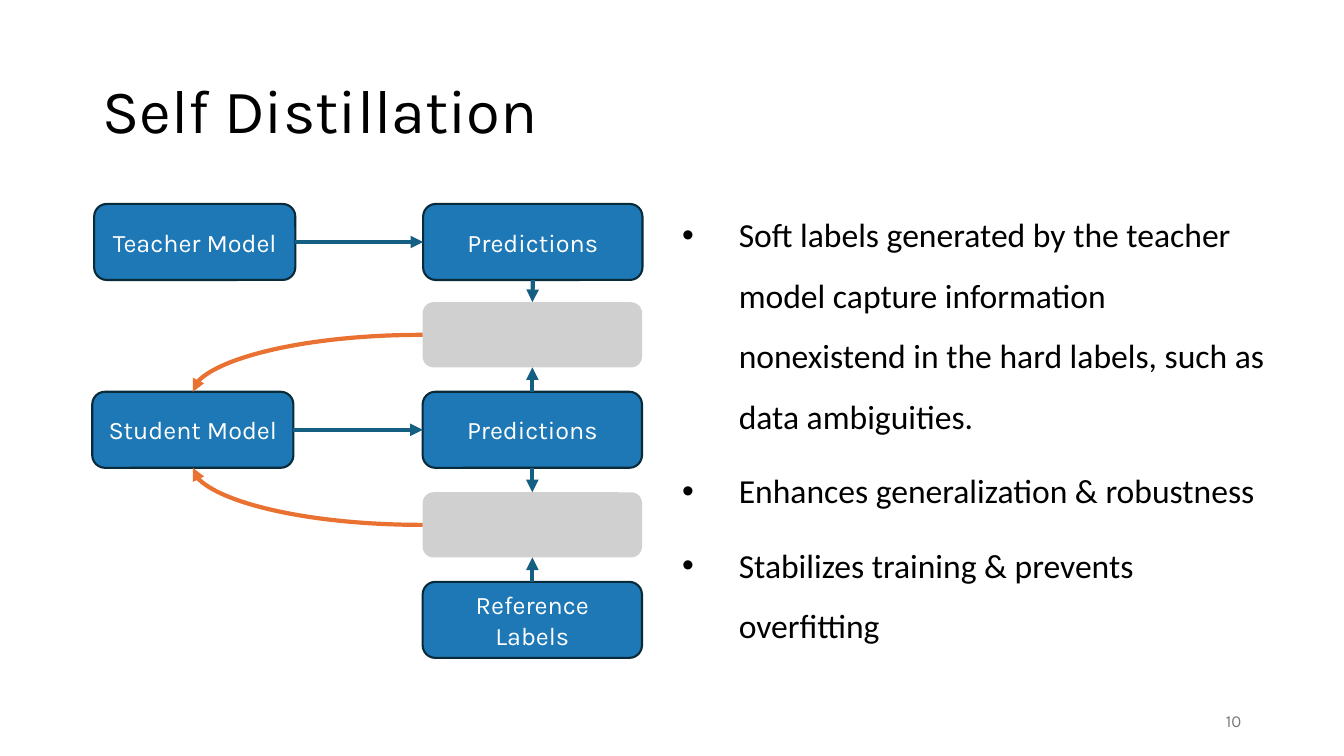
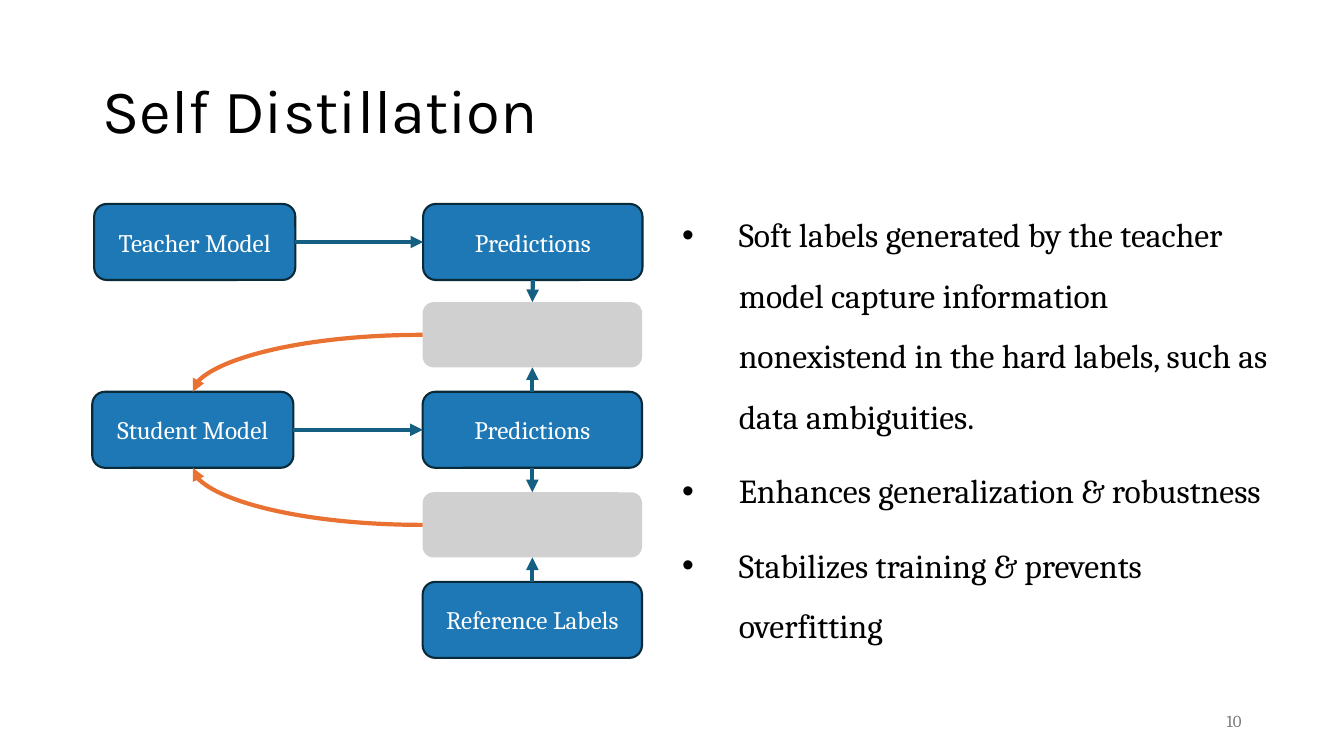
Before and after one commit to HenriSmidt/Alzheimer_Detection, a slide deck: slide 10 of Presentation.pptx. Drawn at 1344x756 pixels with LibreOffice and Linux fonts; fonts in the diff are those of the drawing; grey boxes stand for pictures. Boxes give left, top, right and bottom in pixels: in the first picture for what was removed or moved away, otherwise in the second. Text is boxed around its words. In the diff, an @@ line names an element or a change of style, - is before the commit and + after.

```diff
--- a/Presentation.pptx
+++ b/Presentation.pptx
@@ text "Soft labels generated by the ..." at [739,223,1267,646]: font Calibri to Cambria @@
@@ font Karla to Cambria in 6 elements at [1227,716,1242,727], [94,204,295,279], [93,392,294,468], [423,204,643,279], [422,392,642,468], [422,582,642,657] @@
```
Also in this commit, not shown: 10 other slides changed, 6 slides added, 2 slides removed, 2 other files.
